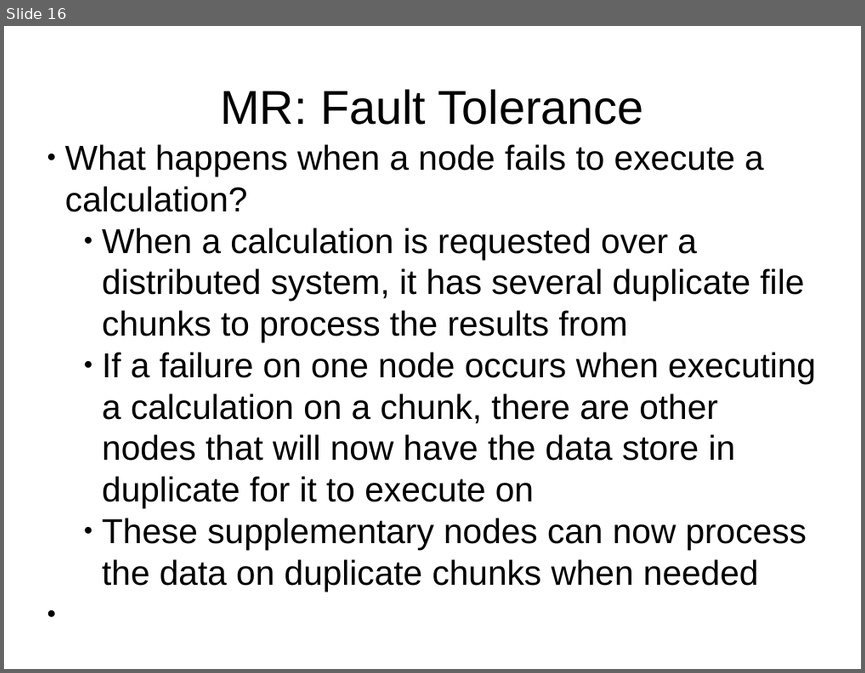
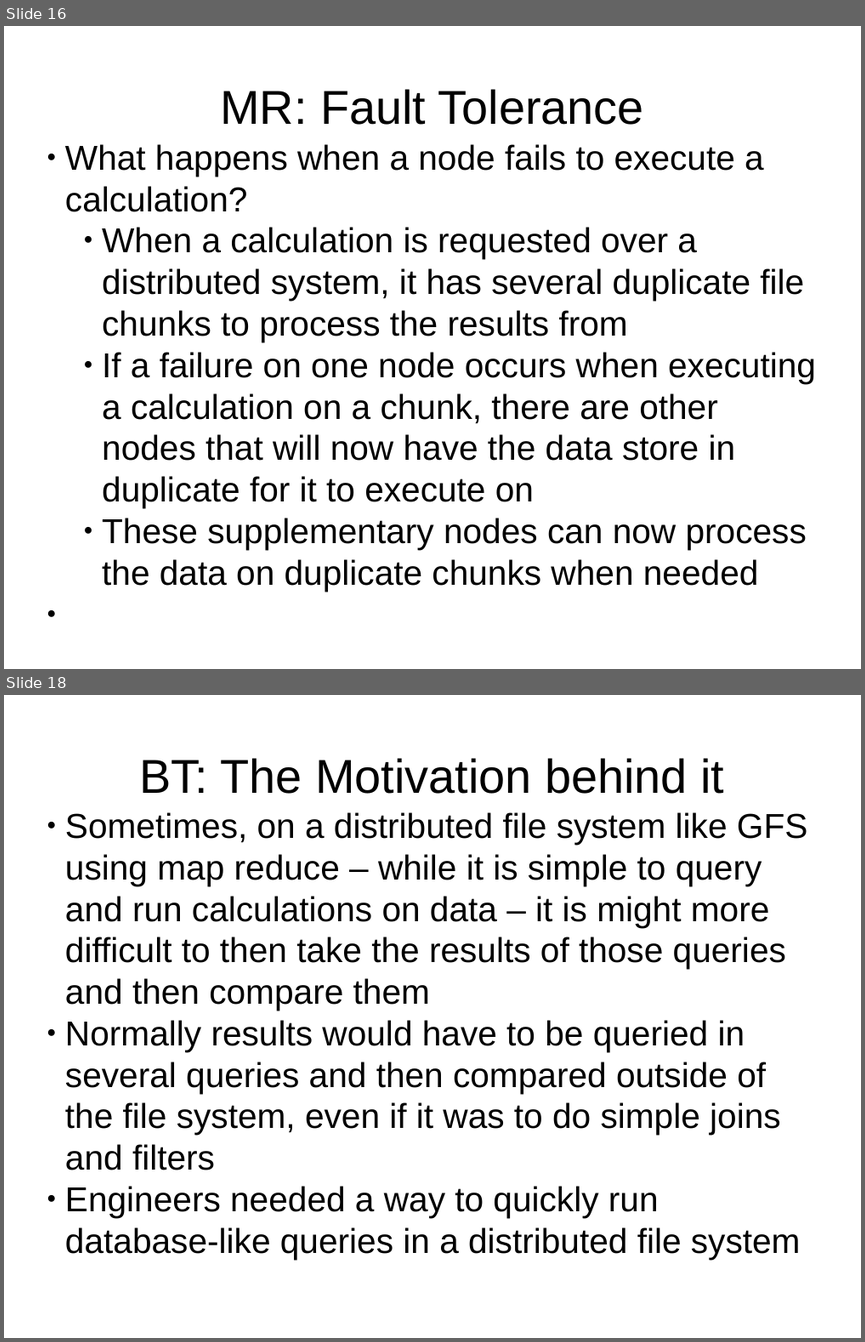
Before and after one commit to twcannon/MSDataSci, a slide deck: CSIS604/projects/assignment_4/assignment_4_ppt.pptx. Shown one above the other, each under a label of ours: slide 16 before the commit, slides 16 and 18 after it; the slides between them are not shown. The pictures are 865x673 and 865x1342 pixels, drawn with LibreOffice and Linux fonts; fonts in the diff are those of the drawing. Boxes give left, top, right and bottom in pixels: in the first picture for what was removed or moved away, otherwise in the second. Text is boxed around its words. In the diff, an @@ line names an element or a change of style, - is before the commit and + after.

```diff
--- a/CSIS604/projects/assignment_4/assignment_4_ppt.pptx
+++ b/CSIS604/projects/assignment_4/assignment_4_ppt.pptx
@@ slide 18 added at (4, 695, 861, 1338), background #FFFFFF @@
@@ text added at (139, 758, 724, 794), 44 pt, text #000000 @@
+BT: The Motivation behind it
@@ text added at (65, 812, 808, 1259), 32 pt, text #000000 @@
+● Sometimes, on a distributed file system like GFS using map reduce – while it is simple to query and run calculations on data – it is might more difficult to then take the results of those queries and then compare them
+● Normally results would have to be queried in several queries and then compared outside of the file system, even if it was to do simple joins and filters
+● Engineers needed a way to quickly run database-like queries in a distributed file system
```
Also in this commit, not shown: 3 slides changed, 11 other slides added.
